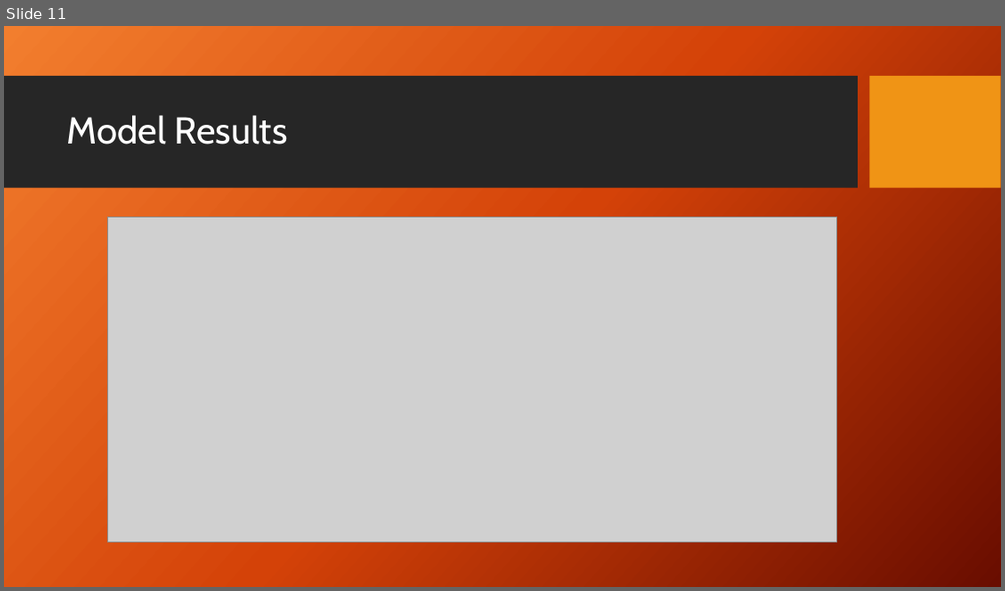
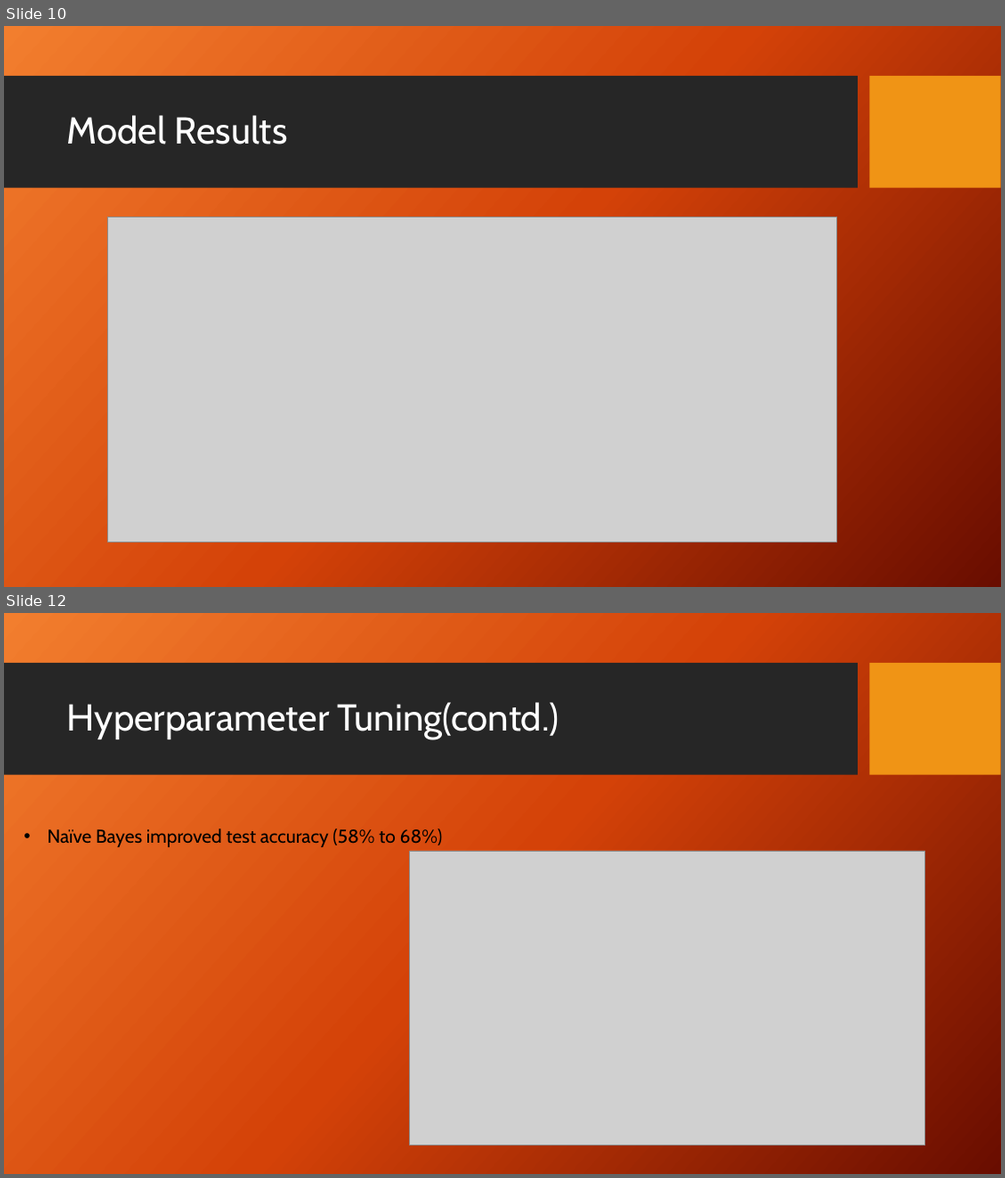
Before and after one commit to musairshad/Instacart-user-analysis, a slide deck: instacart basket analysis.pptx. Shown one above the other, each under a label of ours: slide 11 before the commit, slides 10 and 12 after it; the slides between them are not shown. The pictures are 1005x591 and 1005x1178 pixels, drawn with LibreOffice and Linux fonts; fonts in the diff are those of the drawing; grey boxes stand for pictures; background and template pictures are left out. Boxes give left, top, right and bottom in pixels: in the first picture for what was removed or moved away, otherwise in the second. Text is boxed around its words. In the diff, an @@ line names an element or a change of style, - is before the commit and + after.

```diff
--- a/instacart basket analysis.pptx
+++ b/instacart basket analysis.pptx
@@ slide 12 added at box(4, 613, 1001, 1174), background picture (left out); not listed: 2 template elements that a slide beside it also shows @@
@@ title added at box(67, 702, 559, 739), 36 pt, text #FFFFFF @@
+Hyperparameter Tuning(contd.)
@@ text added at box(48, 828, 443, 847), 18 pt, text #000000 @@
+• Naïve Bayes improved test accuracy (58% to 68%)
@@ picture added at box(410, 851, 925, 1145) @@
@@ what was slide 11 is now slide 10 @@
```
Also in this commit, not shown: 8 slides changed, 3 other slides added, 1 slide removed, 17 other files.
